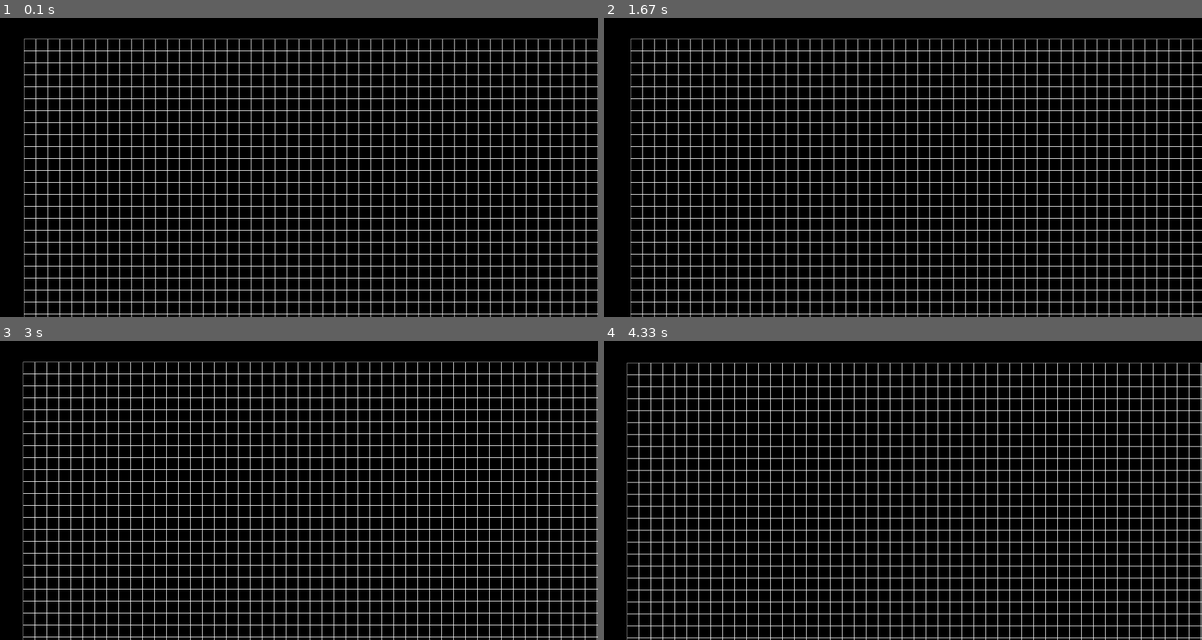
Above: before the commit, frames 1-4 (two rows, left to right).
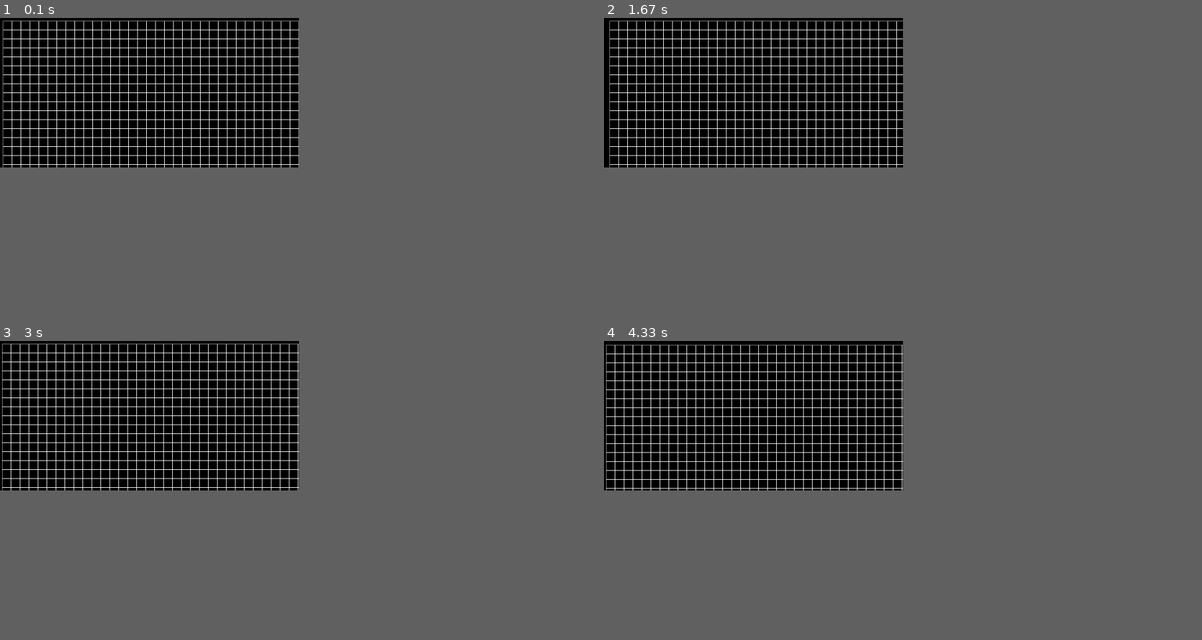
Above: after the commit, the same moments.

Repository: lusipusik/PyGameLife
Game: pygame game, started from source/main.py
Two runs of this game, one before a commit and one after it. Both use one fixed random seed, a clock stepped at 60 frames per second and the inputs below.
Inputs (mouse positions are in pixels of both pictures, inside the frame that each line leads up to):
- Up to frame 1 (0.1 s): no input
- Up to frame 2 (1.67 s): tap Space at 0.33 s; click (741, 98) at 0.72 s; tap A at 1.5 s
- Up to frame 3 (3 s): tap D at 1.83, 2.5 s; tap A at 2.17 s
- Up to frame 4 (4.33 s): tap W at 3.33 s; tap S at 4.17 s
In our replay, the window is 900x450 before the commit and 450x225 after it. These sizes can differ from the game's own. Grey fills any space a smaller window leaves; there, only what the larger window draws over its background counts as a difference.

The runs differ from the first frame. In frame 1, 17% of the frame differs, in the area x 0-100%, y 0-100%; in frame 2, 17%; in frame 3, 18%; in frame 4, 22%, in the area x 0-100%, y 1-100%.

Commit message:
Вернул доп класс

Diff:
--- a/source/main.py
+++ b/source/main.py
@@ -2,24 +2,24 @@
 from Life import Life
 from Board import Board
 
-# class GameParameters:
-#     def __init__(self):
-#         self.window_width = 1000
-#         self.window_height = 500
-#         self.board_width=60
-#         self.board_height=30
-#         self.board_offset_left=80
-#         self.board_offset_top=70
-#         self.board_cell_size=40
+class GameParameters:
+    def __init__(self):
+        self.window_width = 1000
+        self.window_height = 500
+        self.board_width=60
+        self.board_height=30
+        self.board_offset_left=10
+        self.board_offset_top=10
+        self.board_cell_size=30
 
 
 def main():
     pygame.init()
-    # params = GameParameters()
-    screen = pygame.display.set_mode((2000, 1000))
+    params = GameParameters()
+    screen = pygame.display.set_mode((params.window_width, params.window_height))
     clock = pygame.time.Clock()
     pygame.display.set_caption('Игра «Жизнь»')
-    board = Life(60, 30, 80, 70, 40)
+    board = Life(params.board_width, params.board_height, params.board_offset_left, params.board_offset_top, params.board_cell_size)
 
     # Включено ли обновление поля
     time_on = False
@@ -70,7 +70,6 @@
         board.render(screen)
         clock.tick(fps)
         pygame.display.flip()
-        print('FLIP')
 
     pygame.quit()
 
